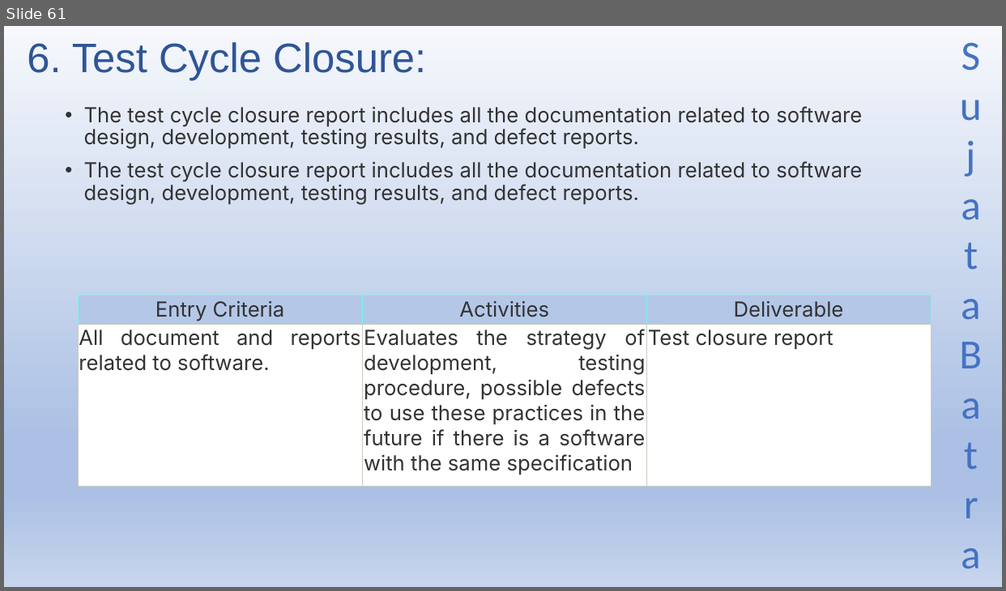
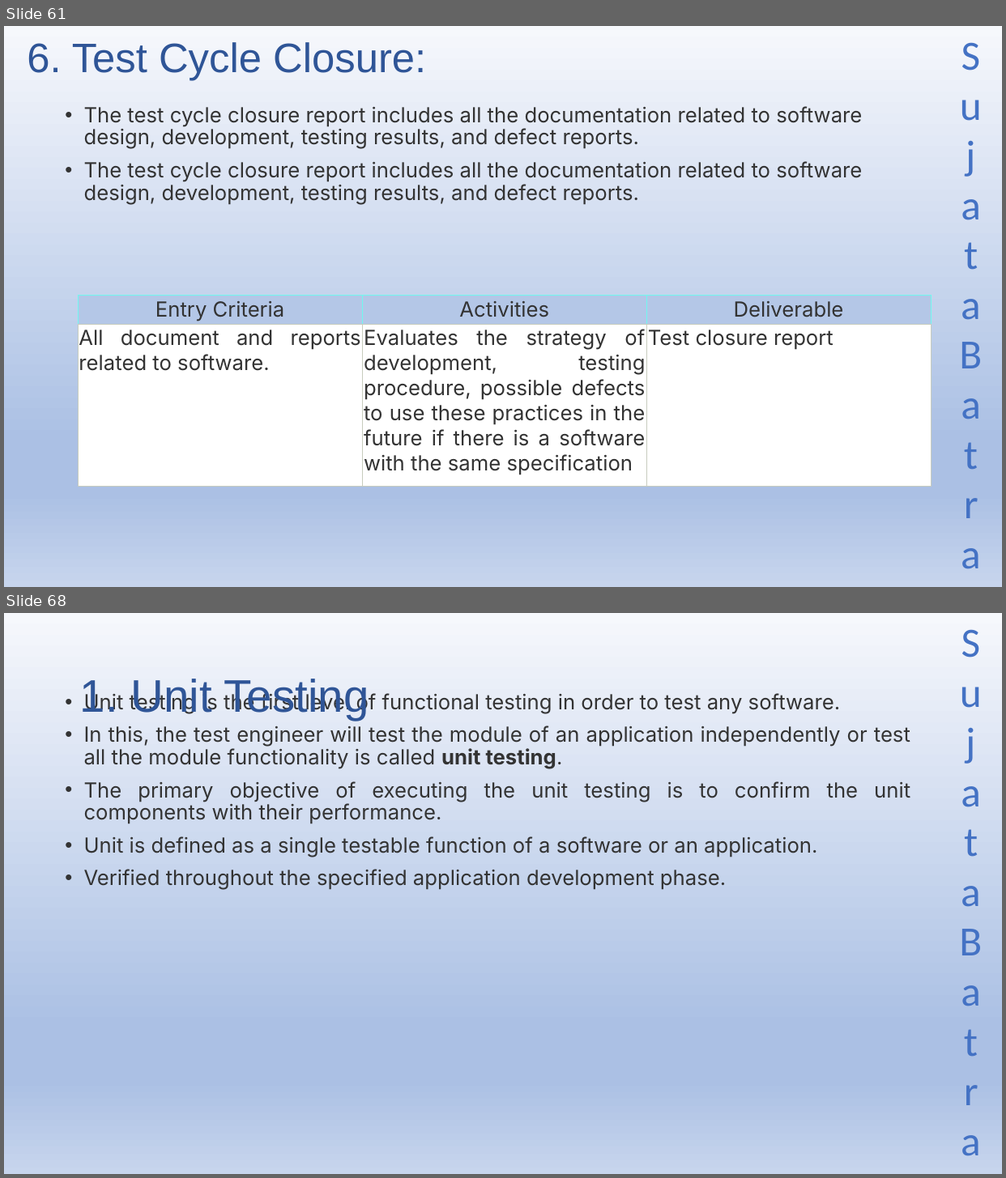
Before and after one commit to Sujatabatra/SapientNov2021QABatch, a slide deck: QA/QA Study Material.pptx. Shown one above the other, each under a label of ours: slide 61 before the commit, slides 61 and 68 after it; the slides between them are not shown. The pictures are 1006x591 and 1006x1178 pixels, drawn with LibreOffice and Linux fonts; fonts in the diff are those of the drawing. Boxes give left, top, right and bottom in pixels: in the first picture for what was removed or moved away, otherwise in the second. Text is boxed around its words. In the diff, an @@ line names an element or a change of style, - is before the commit and + after.

```diff
--- a/QA/QA Study Material.pptx
+++ b/QA/QA Study Material.pptx
@@ slide 68 added at (4, 613, 1002, 1174), background gradient #F6F8FC to #ABC0E4 to #C7D5ED; not listed: 1 template element that a slide beside it also shows @@
@@ title added at (80, 679, 369, 720), 44 pt, text #2F5597 @@
+1. Unit Testing
@@ text added at (84, 692, 910, 890), 20 pt, text #333333 @@
+• Unit testing is the first level of functional testing in order to test any software.
+• In this, the test engineer will test the module of an application independently or test all the module functionality is called unit testing.
+• The primary objective of executing the unit testing is to confirm the unit components with their performance.
+• Unit is defined as a single testable function of a software or an application.
+• Verified throughout the specified application development phase.
```
Also in this commit, not shown: 14 other slides added.
